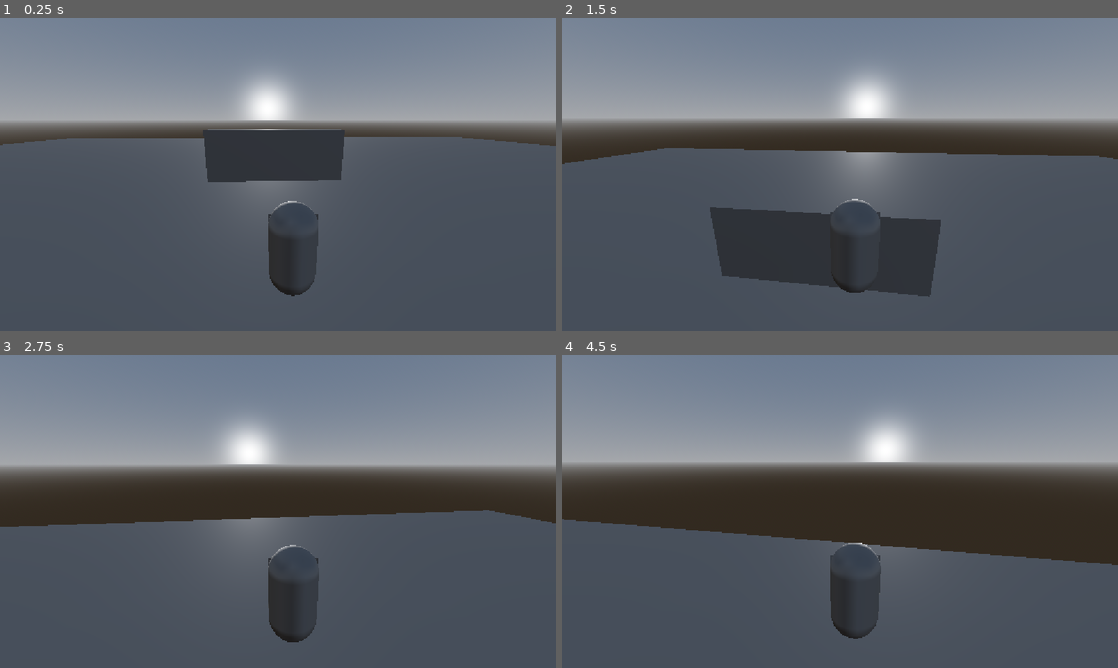
Above: before the commit, frames 1-4 (two rows, left to right).
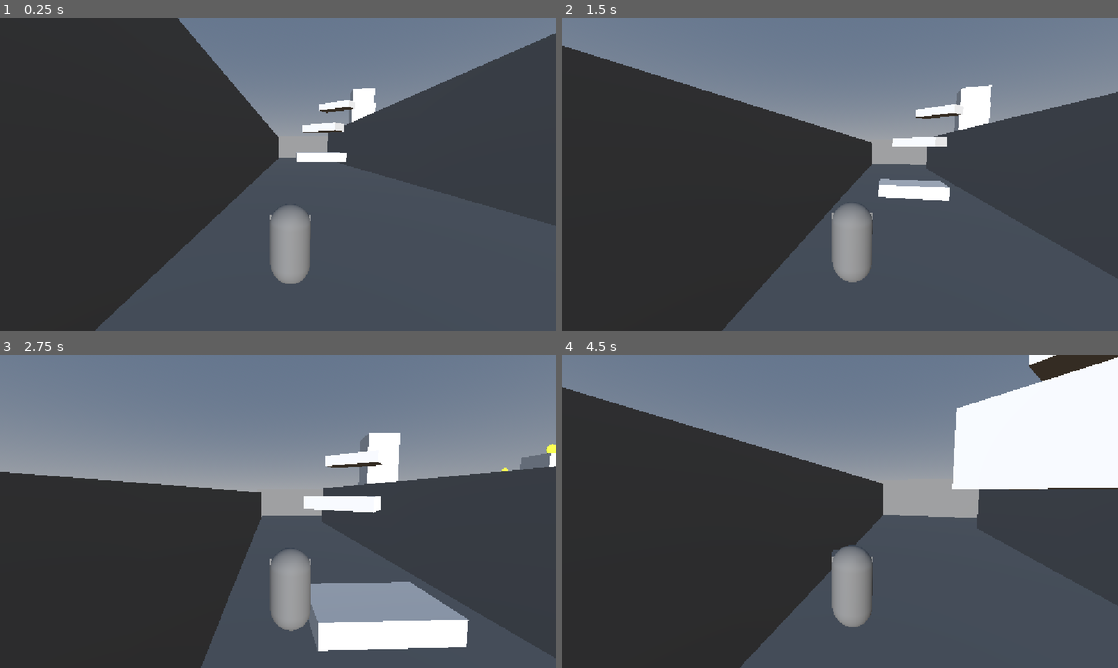
Above: after the commit, the same moments.

Repository: Coral03/Movimiento_3D
Game: Godot game, scene res://escenas/main.tscn
Two runs of this game, one before a commit and one after it. Both use one fixed random seed, a clock stepped at 60 frames per second and the inputs below.
Inputs (mouse positions are in pixels of both pictures, inside the frame that each line leads up to):
- Up to frame 1 (0.25 s): no input
- Up to frame 2 (1.5 s): tap Enter at 0.5 s; move the mouse to (867, 174) at 0.52 s; hold W (move_up) from 0.53 s (still down); tap Space (jump) at 0.77 s; move the mouse to (812, 174) at 1.27 s
- Up to frame 3 (2.75 s): keep holding W (move_up); tap Space (jump) at 1.52 s; move the mouse to (289, 505) at 2.02 s
- Up to frame 4 (4.5 s): keep holding W (move_up); move the mouse to (834, 517) at 2.77 s; tap Space (jump) at 3.02, 3.77 s; move the mouse to (878, 514) at 3.52 s; move the mouse to (795, 508) at 4.27 s

The runs differ from the first frame. In frame 1, 55% of the frame differs, in the area x 0-100%, y 0-100%; in frame 2, 51%; in frame 3, 44%; in frame 4, 53%.

Commit message:
Level Design Gray Boxing

Diff:
--- a/movimiento-3d/escenas/main.tscn
+++ b/movimiento-3d/escenas/main.tscn
@@ -12,32 +12,141 @@
 background_mode = 2
 sky = SubResource("Sky_7dm0k")
 
+[sub_resource type="StandardMaterial3D" id="StandardMaterial3D_g4v7s"]
+
 [node name="main" type="Node3D" unique_id=580181956]
 
 [node name="DirectionalLight3D" type="DirectionalLight3D" parent="." unique_id=1692711435]
-transform = Transform3D(1, 0, 0, 0, 0.9987744, 0.049494263, 0, -0.049494263, 0.9987744, 0, 0, 0)
+transform = Transform3D(1, 0, 0, 0, 0.9987744, 0.049494263, 0, -0.049494263, 0.9987744, 18.38222, 18.728918, 0)
 
 [node name="WorldEnvironment" type="WorldEnvironment" parent="." unique_id=869619896]
 environment = SubResource("Environment_g4v7s")
 
-[node name="CSGBox3D" type="CSGBox3D" parent="." unique_id=838209017]
+[node name="Floor" type="CSGBox3D" parent="." unique_id=838209017]
 transform = Transform3D(1, 0, 0, 0, 1, 0, 0, 0, 1, 0, -1, 0)
 use_collision = true
 size = Vector3(80, 1, 80)
 
 [node name="player" parent="." unique_id=2065222863 instance=ExtResource("1_d7u15")]
-transform = Transform3D(-0.9988303, 0, 0.048352584, 0, 1, 0, -0.048352584, 0, -0.9988303, -0.075616, 0.50984275, -0.1030519)
+transform = Transform3D(0.99853027, 0, 0.05419645, 0, 1, 0, -0.05419645, 0, 0.99853027, -36.2601, 0.50984275, 34.625206)
 
-[node name="CSGBox3D2" type="CSGBox3D" parent="." unique_id=1498124541]
-transform = Transform3D(1, 0, 0, 0, 1, 0, 0, 0, 1, 0, 0, 8.47708)
+[node name="Pared1" type="CSGBox3D" parent="." unique_id=1498124541]
+transform = Transform3D(-0.011165756, -0.0693101, 0.9975327, -0.0007757652, 0.9975952, 0.069305755, -0.99993736, 0, -0.011192672, 39.313473, 2.6705623, -0.12299931)
 use_collision = true
-size = Vector3(8, 5, 1)
+size = Vector3(81.1543, 10.529541, 1)
+
+[node name="Pared2" type="CSGBox3D" parent="." unique_id=398173371]
+transform = Transform3D(1, 0, 0, 0, 1, 0, 0, 0, 1, 0.5088768, 2.6705623, 40.680515)
+use_collision = true
+size = Vector3(81.52576, 10.529541, 1)
+
+[node name="Pared3" type="CSGBox3D" parent="." unique_id=776175073]
+transform = Transform3D(1, 0, 0, 0, 1, 0, 0, 0, 1, -0.38913345, 2.6705623, -40.671562)
+use_collision = true
+size = Vector3(82.0686, 10.529541, 1)
+
+[node name="Pared5" type="CSGBox3D" parent="." unique_id=137084249]
+transform = Transform3D(-0.0067151715, 0, -0.99997747, 0, 1, 0, 0.99997747, 0, -0.0067151715, -23.926481, 2.6705623, 7.4847794)
+use_collision = true
+size = Vector3(68.22882, 10.529541, 1)
+
+[node name="Pared6" type="CSGBox3D" parent="." unique_id=549890537]
+transform = Transform3D(-0.0067151715, 0, -0.99997747, 0, 1, 0, 0.99997747, 0, -0.0067151715, -6.816672, 2.6705623, 25.050108)
+use_collision = true
+size = Vector3(33.095764, 10.529541, 0.7602539)
+
+[node name="Pared8" type="CSGBox3D" parent="." unique_id=662517664]
+transform = Transform3D(-0.0067151715, 0, -0.99997747, 0, 1, 0, 0.99997747, 0, -0.0067151715, -6.816672, 2.6705623, -23.862116)
+use_collision = true
+size = Vector3(33.095764, 10.529541, 0.7602539)
+
+[node name="Pared7" type="CSGBox3D" parent="." unique_id=1636396509]
+transform = Transform3D(-0.0067151715, 0, -0.99997747, 0, 1, 0, 0.99997747, 0, -0.0067151715, 17.125053, 2.6705623, 0.5650444)
+use_collision = true
+size = Vector3(82.0686, 10.529541, 1)
+
+[node name="Pared4" type="CSGBox3D" parent="." unique_id=888511082]
+transform = Transform3D(0.004208866, 0, -0.9999911, 0, 1, 0, 0.9999911, 0, 0.004208866, -40.530617, 1.7263999, 0.52424383)
+use_collision = true
+size = Vector3(83.68016, 10.529541, 1)
 
 [node name="coin" parent="." unique_id=572460470 instance=ExtResource("2_0kxa1")]
-transform = Transform3D(1, 0, 0, 0, 1, 0, 0, 0, 1, -5.3519135, -0.04900223, -1.8938484)
+transform = Transform3D(1, 0, 0, 0, 1, 0, 0, 0, 1, -7.7665205, 11.084834, 3.170148)
 
 [node name="coin2" parent="." unique_id=639737777 instance=ExtResource("2_0kxa1")]
-transform = Transform3D(1, 0, 0, 0, 1, 0, 0, 0, 1, 2.8892746, -0.04900223, -1.8938484)
+transform = Transform3D(1, 0, 0, 0, 1, 0, 0, 0, 1, 5.6018267, 10.581514, -12.410583)
 
 [node name="coin3" parent="." unique_id=40432145 instance=ExtResource("2_0kxa1")]
-transform = Transform3D(1, 0, 0, 0, 1, 0, 0, 0, 1, 2.8892746, -0.04900223, -13.411568)
+transform = Transform3D(1, 0, 0, 0, 1, 0, 0, 0, 1, 28.57856, -0.04900223, -31.68157)
+
+[node name="Plataforma1" type="CSGBox3D" parent="." unique_id=1939031115]
+transform = Transform3D(1.936704, 0, 0, 0, 1, 0, 0, 0, 1, -32.853065, 1.9367924, 16.077461)
+use_collision = true
+size = Vector3(2.6847534, 1, 2.9588013)
+material = SubResource("StandardMaterial3D_g4v7s")
+
+[node name="Plataforma2" type="CSGBox3D" parent="." unique_id=175550363]
+transform = Transform3D(1.6193571, 0, -0.58255714, 0, 1.1052494, 0, 1.2348765, 0, 0.7639371, -31.21426, 5.9740334, 7.314766)
+use_collision = true
+size = Vector3(2.6847534, 1, 2.9588013)
+material = SubResource("StandardMaterial3D_g4v7s")
+
+[node name="Plataforma3" type="CSGBox3D" parent="." unique_id=1720603571]
+transform = Transform3D(1.6193571, 0, -0.58255714, 0, 1.1052494, 0, 1.2348765, 0, 0.7639371, -27.837303, 10.379662, 1.1510534)
+use_collision = true
+size = Vector3(2.6847534, 1, 2.9588013)
+material = SubResource("StandardMaterial3D_g4v7s")
+
+[node name="Plataforma8" type="CSGBox3D" parent="." unique_id=997853186]
+transform = Transform3D(1.6193571, 0, -0.58255714, 0, 1.1052494, 0, 1.2348765, 0, 0.7639371, -0.03862381, 6.9148407, -5.25294)
+use_collision = true
+size = Vector3(2.6847534, 1, 2.9588013)
+material = SubResource("StandardMaterial3D_g4v7s")
+
+[node name="Plataforma12" type="CSGBox3D" parent="." unique_id=67090054]
+transform = Transform3D(1.6193571, 0, -0.58255714, 0, 1.1052494, 0, 1.2348765, 0, 0.7639371, 25.339638, 6.9148407, -16.337536)
+use_collision = true
+size = Vector3(2.6847534, 1, 2.9588013)
+material = SubResource("StandardMaterial3D_g4v7s")
+
+[node name="Plataforma9" type="CSGBox3D" parent="." unique_id=300768740]
+transform = Transform3D(0.058973193, 0, 0.96031195, 0, 1.1052494, 0, -2.035623, 0, 0.027820826, -14.619116, 2.7509022, -15.02728)
+use_collision = true
+size = Vector3(2.6847534, 1, 2.9588013)
+material = SubResource("StandardMaterial3D_g4v7s")
+
+[node name="Plataforma10" type="CSGBox3D" parent="." unique_id=1842550211]
+transform = Transform3D(1.8235656, 0, 0.4276716, 0, 1.1052493, 0, -0.9065578, 0, 0.8602731, -10.810095, 5.712432, -4.417712)
+use_collision = true
+size = Vector3(2.6847534, 1, 2.9588013)
+material = SubResource("StandardMaterial3D_g4v7s")
+
+[node name="Plataforma4" type="CSGBox3D" parent="." unique_id=188176710]
+transform = Transform3D(-0.25394422, 0, -0.9532162, 0, 1.1052494, 0, 2.0205817, 0, -0.11979908, 5.566637, 8.553419, -12.527979)
+use_collision = true
+size = Vector3(1.3179626, 2.6414795, 2.9588013)
+material = SubResource("StandardMaterial3D_g4v7s")
+
+[node name="Plataforma6" type="CSGBox3D" parent="." unique_id=1673280065]
+transform = Transform3D(-0.25394422, 0, -0.9532162, 0, 1.1052494, 0, 2.0205817, 0, -0.11979908, -15.075489, 11.415137, -20.630056)
+use_collision = true
+size = Vector3(1.9661102, 6.8405457, 4.3695374)
+material = SubResource("StandardMaterial3D_g4v7s")
+
+[node name="Plataforma11" type="CSGBox3D" parent="." unique_id=1960963743]
+transform = Transform3D(-0.25394422, 0, -0.9532162, 0, 1.1052494, 0, 2.0205817, 0, -0.11979908, 15.768427, 10.484458, -9.541528)
+use_collision = true
+size = Vector3(1.9661102, 4.7732153, 4.3695374)
+material = SubResource("StandardMaterial3D_g4v7s")
+
+[node name="Plataforma7" type="CSGBox3D" parent="." unique_id=1609952459]
+transform = Transform3D(-0.25394422, 0, -0.9532162, 0, 1.1052494, 0, 2.0205817, 0, -0.11979908, -20.80257, 11.415137, -7.115118)
+use_collision = true
+size = Vector3(1.9661102, 6.8405457, 4.3695374)
+material = SubResource("StandardMaterial3D_g4v7s")
+
+[node name="Plataforma5" type="CSGBox3D" parent="." unique_id=292112189]
+transform = Transform3D(-0.25394422, 0, -0.9532162, 0, 1.1052494, 0, 2.0205817, 0, -0.11979908, -7.9450684, 9.614073, 3.2113426)
+use_collision = true
+size = Vector3(1.3179626, 1.9535522, 2.9588013)
+material = SubResource("StandardMaterial3D_g4v7s")
--- a/movimiento-3d/escenas/player.tscn
+++ b/movimiento-3d/escenas/player.tscn
@@ -24,4 +24,4 @@
 mesh = SubResource("BoxMesh_g4v7s")
 
 [node name="Camera3D" type="Camera3D" parent="." unique_id=1693747312]
-transform = Transform3D(1, 0, 2.3283064e-10, 0, 0.9659258, 0.25881928, 0, -0.25881934, 0.96592575, -0.30245808, 2.5584502, 3.6815934)
+transform = Transform3D(0.99999994, -0.00040697202, -7.9534715e-05, 0.00041368994, 0.99229735, 0.123878874, 2.8506853e-05, -0.12387891, 0.99229735, -0.3059977, 2.3412256, 4.855209)
